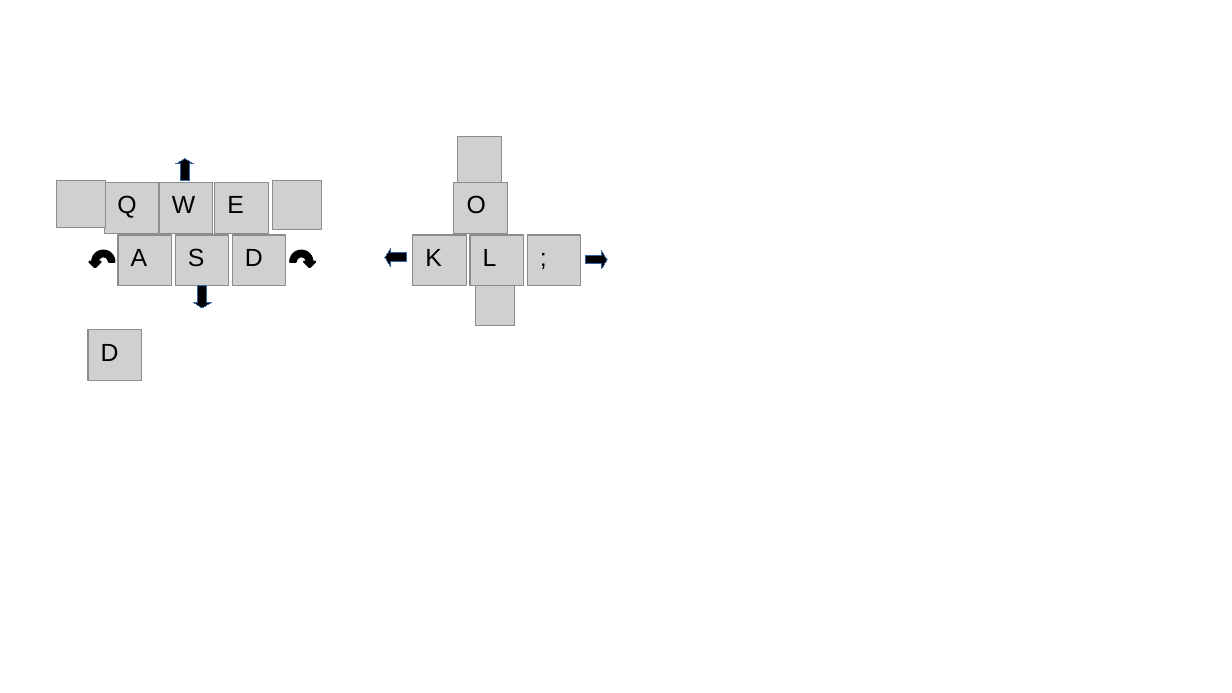
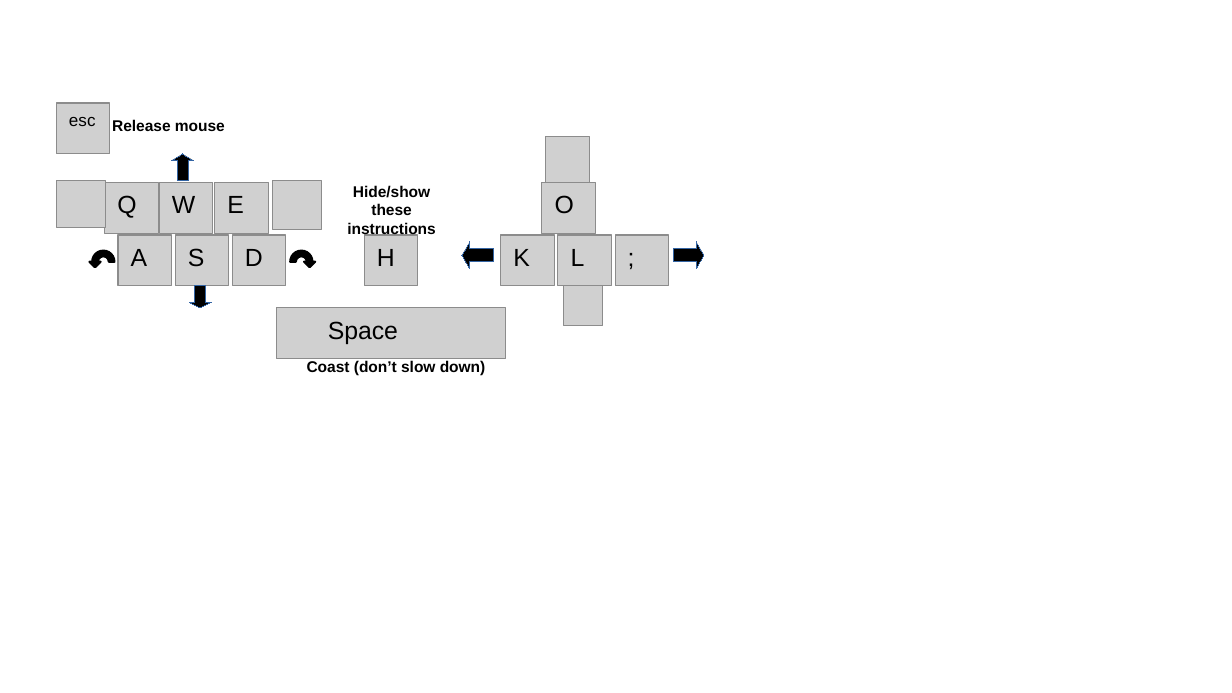
Before and after one commit to ivangayton/3DStreetView-game, a slide deck: slide 1 of docs/HUD_instructions.odp. Drawn at 1232x693 pixels with LibreOffice and Linux fonts; fonts in the diff are those of the drawing; grey boxes stand for pictures. Boxes give left, top, right and bottom in pixels: in the first picture for what was removed or moved away, otherwise in the second. Text is boxed around its words. In the diff, an @@ line names an element or a change of style, - is before the commit and + after.

Commit message:
completed drone-type HUD instruction image

```diff
--- a/docs/HUD_instructions.odp
+++ b/docs/HUD_instructions.odp
@@ picture: place and size @@
-picture at [88,330,142,381]
+picture at [56,103,110,154]
@@ text added at [69,117,96,126], 11 pt, text #000000 @@
+esc
@@ text added at [112,119,225,131], 10 pt, text #000000, bold @@
+Release mouse
@@ up arrow at [172,154,195,181]: proportions changed @@
@@ up arrow: place and size @@
-up arrow at [176,159,193,181]
+up arrow at [172,154,195,181]
@@ text added at [347,185,436,237], 10 pt, text #000000, bold @@
+Hide/show these instructions
@@ 2 pictures, 1 text: place and size @@
-2 pictures, 1 text at [467,195,581,286]
+2 pictures, 1 text at [555,195,669,286]
@@ picture added at [364,235,418,286] @@
@@ 4 pictures, 3 texts: place and size @@
-4 pictures, 3 texts at [413,136,572,326]
+4 pictures, 3 texts at [501,136,661,326]
@@ text added at [377,249,395,266], 16 pt, text #000000 @@
+H
@@ up arrow at [463,241,494,268]: proportions changed; rotation 90 to 270 degrees @@
@@ up arrow at [673,243,704,269]: proportions changed; rotation 270 to 90 degrees @@
@@ up arrow: place and size @@
-up arrow at [193,286,211,309]
+up arrow at [189,286,211,309]
@@ up arrow at [189,286,211,309]: proportions changed @@
@@ picture added at [276,309,505,360] @@
@@ text added at [328,321,398,344], 16 pt, text #000000 @@
+Space
@@ text removed at [101,344,119,361] @@
-D
@@ text added at [307,360,486,376], 10 pt, text #000000, bold @@
+Coast (don’t slow down)
```
Also in this commit, not shown: 2 other files.
